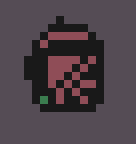
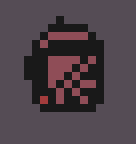
Two versions of the same layered image (w=136, h=144). Layer-by-layer changes:
removed layer "MouseCursorTargetGreenIcon.png" over (x1=40, y1=96, x2=48, y2=104)
